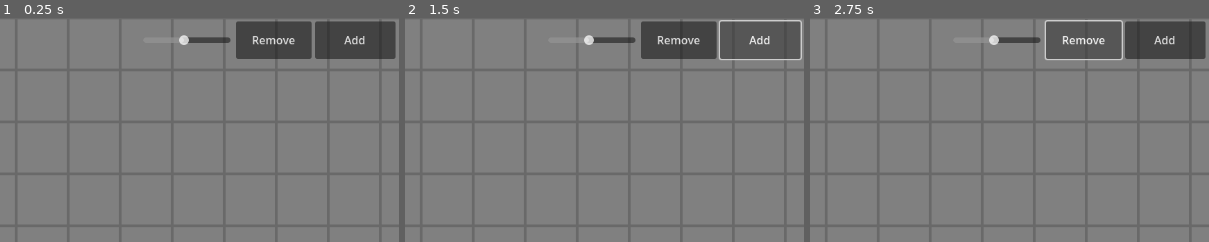
Above: before the commit, frames 1-3 (left to right).
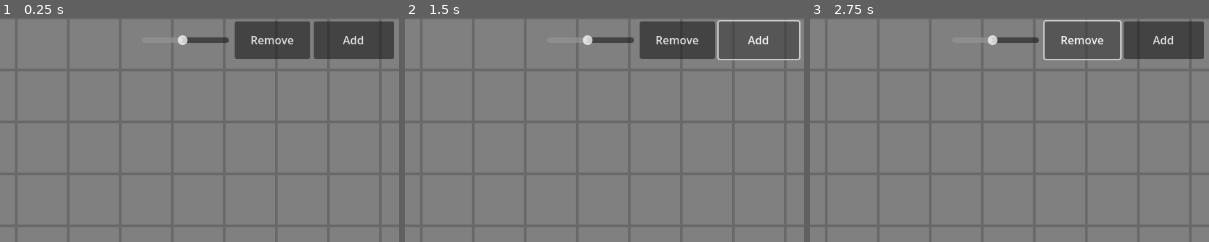
Above: after the commit, the same moments.

Repository: NiahSSBM/Godot-Curves
Game: Godot game, scene res://scenes/main.tscn
The game is run twice, just before and just after one commit, with the same random seed, the same clock (stepped at 60 frames per second) and the same inputs.
Inputs:
- Up to frame 1 (0.25 s): no input
- Up to frame 2 (1.5 s): click "Remove" at 0.5 s; click "Add" at 1.25 s
- Up to frame 3 (2.75 s): click "Remove" at 2 s
The pictures show only the part of the screen within x 50-100%, y 0-50%; the shares and areas given below are measured in that part.

The runs differ from the first frame. In frame 1, 0.7% of the frame differs, in the area x 44-100%, y 1-19%; in frame 2, 0.9%, in the area x 44-100%, y 0-19%; in frame 3, 0.8%.

Commit message:
tweak UI offset

Diff:
--- a/scenes/ui.gd
+++ b/scenes/ui.gd
@@ -1,9 +1,6 @@
 extends Node2D
 
-var ui_offset_x: int
-
-func _ready():
-	ui_offset_x = position.x - get_window().size.x
+var ui_offset_x: int = -180
 
 func _process(delta):
 	if get_window().size_changed:
